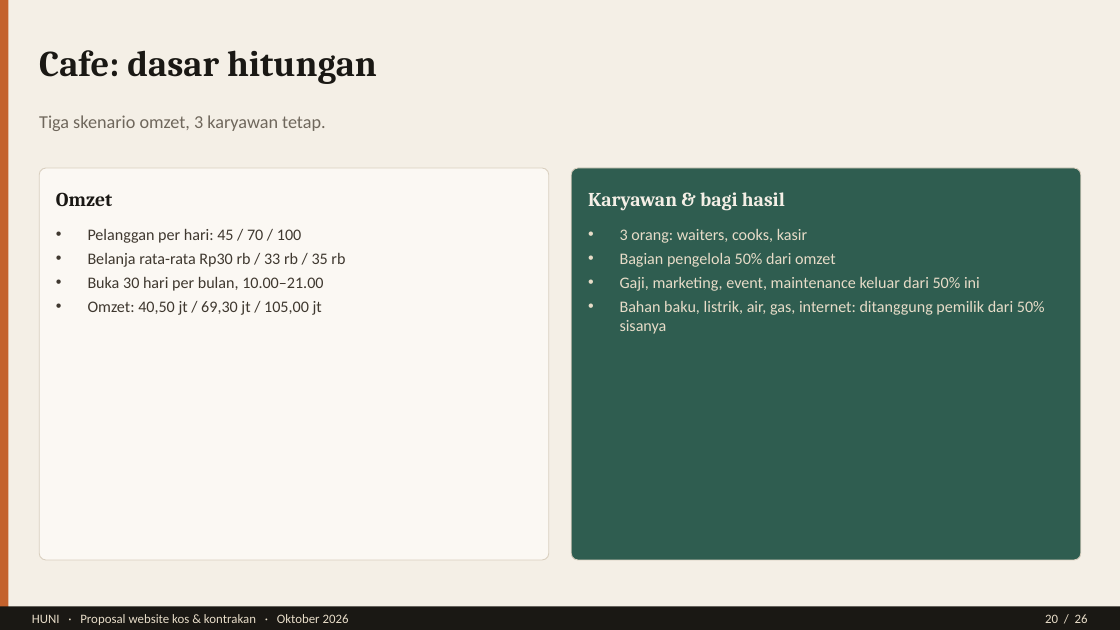
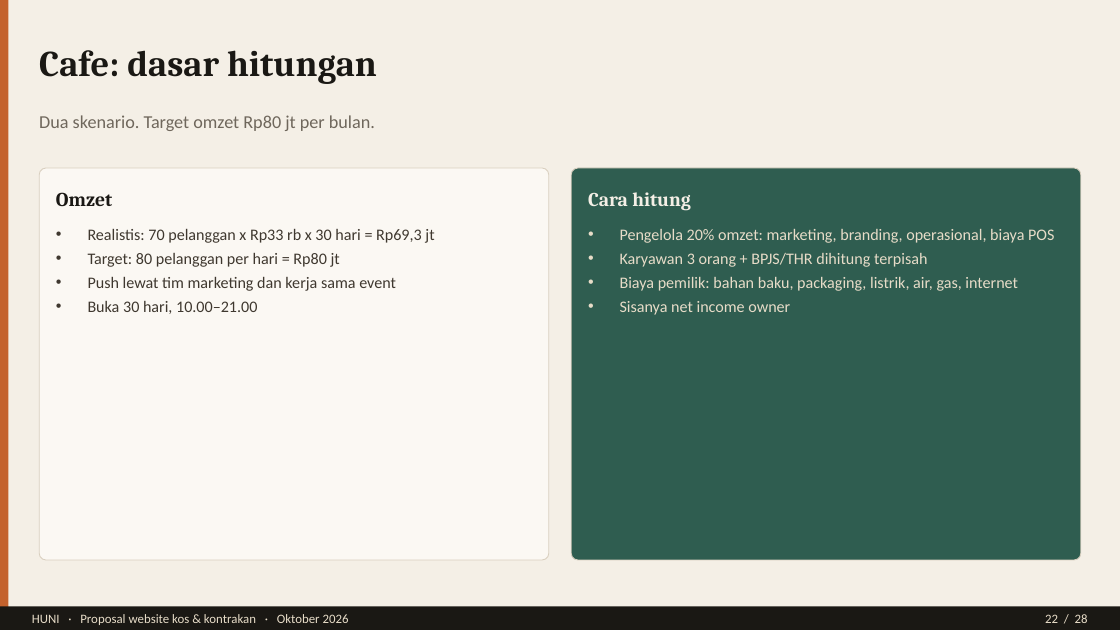
Before and after one commit to Luckywar123/Huni-porto, a slide deck: slide 22 of public/pitch/HUNI-Pitch-Deck-Lengkap.pptx (slide 20 before the commit). Drawn at 1120x630 pixels with LibreOffice and Linux fonts; fonts in the diff are those of the drawing. Boxes give left, top, right and bottom in pixels: in the first picture for what was removed or moved away, otherwise in the second. Text is boxed around its words. In the diff, an @@ line names an element or a change of style, - is before the commit and + after.

```diff
--- a/public/pitch/HUNI-Pitch-Deck-Lengkap.pptx
+++ b/public/pitch/HUNI-Pitch-Deck-Lengkap.pptx
@@ text at <box>39,115,375,131</box>: text changed @@
-Tiga skenario omzet, 3 karyawan tetap.
+Dua skenario. Target omzet Rp80 jt per bulan.
@@ text at <box>588,192,691,211</box>: text changed @@
-Karyawan & bagi hasil
+Cara hitung
@@ text at <box>88,229,434,314</box>: text changed @@
-• Pelanggan per hari: 45 / 70 / 100
-• Belanja rata-rata Rp30 rb / 33 rb / 35 rb
-• Buka 30 hari per bulan, 10.00–21.00
-• Omzet: 40,50 jt / 69,30 jt / 105,00 jt
+• Realistis: 70 pelanggan x Rp33 rb x 30 hari = Rp69,3 jt
+• Target: 80 pelanggan per hari = Rp80 jt
+• Push lewat tim marketing dan kerja sama event
+• Buka 30 hari, 10.00–21.00
@@ text at <box>620,229,1054,315</box>: text changed @@
-• 3 orang: waiters, cooks, kasir
-• Bagian pengelola 50% dari omzet
-• Gaji, marketing, event, maintenance keluar dari 50% ini
-• Bahan baku, listrik, air, gas, internet: ditanggung pemilik dari 50% sisanya
+• Pengelola 20% omzet: marketing, branding, operasional, biaya POS
+• Karyawan 3 orang + BPJS/THR dihitung terpisah
+• Biaya pemilik: bahan baku, packaging, listrik, air, gas, internet
+• Sisanya net income owner
@@ text at <box>1045,614,1088,623</box>: text changed @@
-20 / 26
+22 / 28
```
Also in this commit, not shown: 23 other slides changed, 3 slides added, 1 slide removed, 3 other files.
